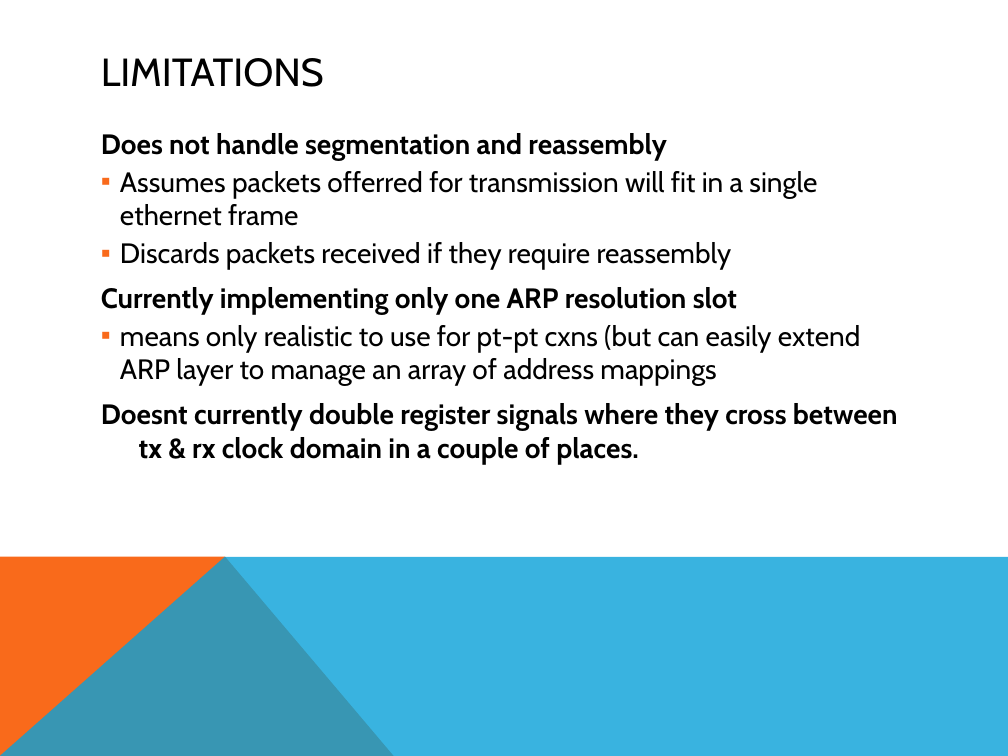
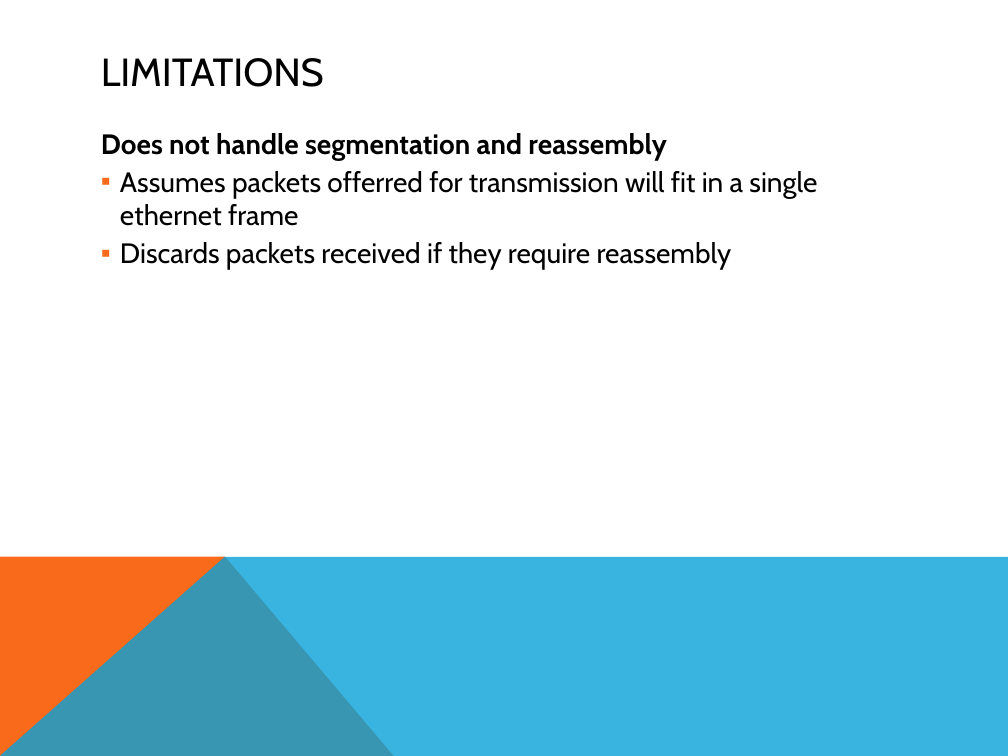
Before and after one commit to freecores/udp_ip_stack, a slide deck: slide 4 of doc/src/UDP_IP_Stack.pptx. Drawn at 1008x756 pixels with LibreOffice and Linux fonts; fonts in the diff are those of the drawing. Boxes give left, top, right and bottom in pixels: in the first picture for what was removed or moved away, otherwise in the second. Text is boxed around its words. In the diff, an @@ line names an element or a change of style, - is before the commit and + after.

```diff
--- a/doc/src/UDP_IP_Stack.pptx
+++ b/doc/src/UDP_IP_Stack.pptx
@@ text at (101,287,898,464): paragraphs removed @@
-Currently implementing only one ARP resolution slot
-  ▪ means only realistic to use for pt-pt cxns (but can easily extend ARP layer to manage an array of address mappings
-Doesnt currently double register signals where they cross between tx & rx clock domain in a couple of places.
```
Also in this commit, not shown: 6 other slides changed, 3 slides added, 21 other files.
